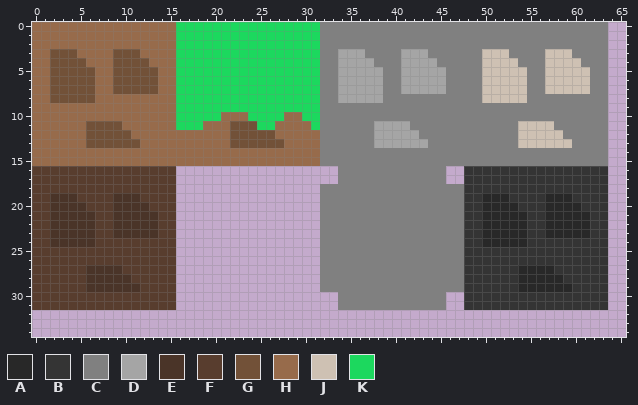
Edited in one commit: sprite sheet (core/assets/atlas.png). This is how it looked before the edit.
The file is 128x64 pixels. Colours within 5 levels of each other are drawn and written as one. Shown: x 0..65, y 0..34.
Palette (. is transparent): A #282828  B #343434  C #808080  D #a5a5a5  E #4a3428  F #583d2e  G #725138  H #976b4b  J #cec1b3  K #1cd85e
Pixels before, first column x 0:
 0 HHHHHHHHHHHHHHHHKKKKKKKKKKKKKKKKCCCCCCCCCCCCCCCCCCCCCCCCCCCCCCCC
 1 HHHHHHHHHHHHHHHHKKKKKKKKKKKKKKKKCCCCCCCCCCCCCCCCCCCCCCCCCCCCCCCC
 2 HHHHHHHHHHHHHHHHKKKKKKKKKKKKKKKKCCCCCCCCCCCCCCCCCCCCCCCCCCCCCCCC
 3 HHGGGHHHHGGGHHHHKKKKKKKKKKKKKKKKCCDDDCCCCDDDCCCCCCJJJCCCCJJJCCCC
 4 HHGGGGHHHGGGGHHHKKKKKKKKKKKKKKKKCCDDDDCCCDDDDCCCCCJJJJCCCJJJJCCC
 5 HHGGGGGHHGGGGGHHKKKKKKKKKKKKKKKKCCDDDDDCCDDDDDCCCCJJJJJCCJJJJJCC
 6 HHGGGGGHHGGGGGHHKKKKKKKKKKKKKKKKCCDDDDDCCDDDDDCCCCJJJJJCCJJJJJCC
 7 HHGGGGGHHGGGGGHHKKKKKKKKKKKKKKKKCCDDDDDCCDDDDDCCCCJJJJJCCJJJJJCC
 8 HHGGGGGHHHHHHHHHKKKKKKKKKKKKKKKKCCDDDDDCCCCCCCCCCCJJJJJCCCCCCCCC
 9 HHHHHHHHHHHHHHHHKKKKKKKKKKKKKKKKCCCCCCCCCCCCCCCCCCCCCCCCCCCCCCCC
10 HHHHHHHHHHHHHHHHKKKKKHHHKKKKHHKKCCCCCCCCCCCCCCCCCCCCCCCCCCCCCCCC
11 HHHHHHGGGGHHHHHHKKKHHHGGGKKHHHHKCCCCCCDDDDCCCCCCCCCCCCJJJJCCCCCC
12 HHHHHHGGGGGHHHHHHHHHHHGGGGGHHHHHCCCCCCDDDDDCCCCCCCCCCCJJJJJCCCCC
13 HHHHHHGGGGGGHHHHHHHHHHGGGGGGHHHHCCCCCCDDDDDDCCCCCCCCCCJJJJJJCCCC
14 HHHHHHHHHHHHHHHHHHHHHHHHHHHHHHHHCCCCCCCCCCCCCCCCCCCCCCCCCCCCCCCC
15 HHHHHHHHHHHHHHHHHHHHHHHHHHHHHHHHCCCCCCCCCCCCCCCCCCCCCCCCCCCCCCCC
16 FFFFFFFFFFFFFFFF..................CCCCCCCCCCCC..BBBBBBBBBBBBBBBB
17 FFFFFFFFFFFFFFFF..................CCCCCCCCCCCC..BBBBBBBBBBBBBBBB
18 FFFFFFFFFFFFFFFF................CCCCCCCCCCCCCCCCBBBBBBBBBBBBBBBB
19 FFEEEFFFFEEEFFFF................CCCCCCCCCCCCCCCCBBAAABBBBAAABBBB
20 FFEEEEFFFEEEEFFF................CCCCCCCCCCCCCCCCBBAAAABBBAAAABBB
21 FFEEEEEFFEEEEEFF................CCCCCCCCCCCCCCCCBBAAAAABBAAAAABB
22 FFEEEEEFFEEEEEFF................CCCCCCCCCCCCCCCCBBAAAAABBAAAAABB
23 FFEEEEEFFEEEEEFF................CCCCCCCCCCCCCCCCBBAAAAABBAAAAABB
24 FFEEEEEFFFFFFFFF................CCCCCCCCCCCCCCCCBBAAAAABBBBBBBBB
25 FFFFFFFFFFFFFFFF................CCCCCCCCCCCCCCCCBBBBBBBBBBBBBBBB
26 FFFFFFFFFFFFFFFF................CCCCCCCCCCCCCCCCBBBBBBBBBBBBBBBB
27 FFFFFFEEEEFFFFFF................CCCCCCCCCCCCCCCCBBBBBBAAAABBBBBB
28 FFFFFFEEEEEFFFFF................CCCCCCCCCCCCCCCCBBBBBBAAAAABBBBB
29 FFFFFFEEEEEEFFFF................CCCCCCCCCCCCCCCCBBBBBBAAAAAABBBB
30 FFFFFFFFFFFFFFFF..................CCCCCCCCCCCC..BBBBBBBBBBBBBBBB
31 FFFFFFFFFFFFFFFF..................CCCCCCCCCCCC..BBBBBBBBBBBBBBBB
After the commit:
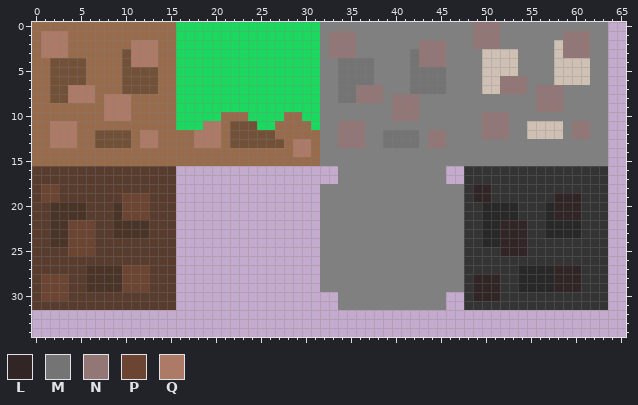
Colours new in this view: L #312525  M #747474  N #937777  P #6b4531  Q #ac7a66
What changed:
Changed rows in their new state; - is an unchanged pixel.
first column x 1:
 0 ------------------------------------------------NNN----------
 1 QQQ-----------------------------NNN-------------NNN-------NNN
 2 QQQ-------QQQ-------------------NNN-------NNN---NNN------JNNN
 3 QQQH----H-QQQ-------------------NNNC----CMNNN-------J---C-NNN
 4 --------H-QQQ--------------------MMMM---CMNNN-----------C---J
 5 -----H--H------------------------MMMMC--CMMMM--------C--C----
 6 -----H--H------------------------MMMMC--CMMMM------NNN--C----
 7 ---QQQ--H------------------------MMNNN--CMMMM------NNN-NNNCCC
 8 ---QQQ-QQQ-----------------------MMNNN-NNN-------CCCCC-NNN---
 9 -------QQQ-----------------------------NNN-------------NNN---
10 -------QQQ-----------------------------NNN-------NNN---------
11 -QQQ-HHHH---------QQ-------------NNN-CCCC--------NNN-C---J-NN
12 -QQQ-H-----QQ----QQQ-------------NNN-CMMMM-NN----NNN-C-----NN
13 -QQQ-H----HQQ----QQQ--------QQ---NNN-CMMMMCNN--------CCCCCC--
14 ----------------------------QQ-------------------------------
first column x 1:
18 PP----------------------------------------------LL-----------
19 PPFF----FPPP------------------------------------LLBB----BLLL-
20 ---------PPP---------------------------------------------LLL-
21 -----F---PPPF----------------------------------------B---LLLB
22 ---PPP------F--------------------------------------LLL------B
23 ---PPP------F--------------------------------------LLL------B
24 ---PPP---------------------------------------------LLL-------
25 ---PPP---------------------------------------------LLL-------
27 ---------PPP---------------------------------------------LLL-
28 PPP------PPP------------------------------------LLL------LLL-
29 PPP------PPP------------------------------------LLL------LLL-
30 PPP---------------------------------------------LLL----------
Pixel boxes of the changes (left, top, right, bottom) in both pictures:
changed: (293, 22, 590, 157)
changed: (41, 31, 158, 148)
changed: (194, 121, 221, 148)
changed: (41, 184, 158, 301)
changed: (473, 184, 590, 301)
